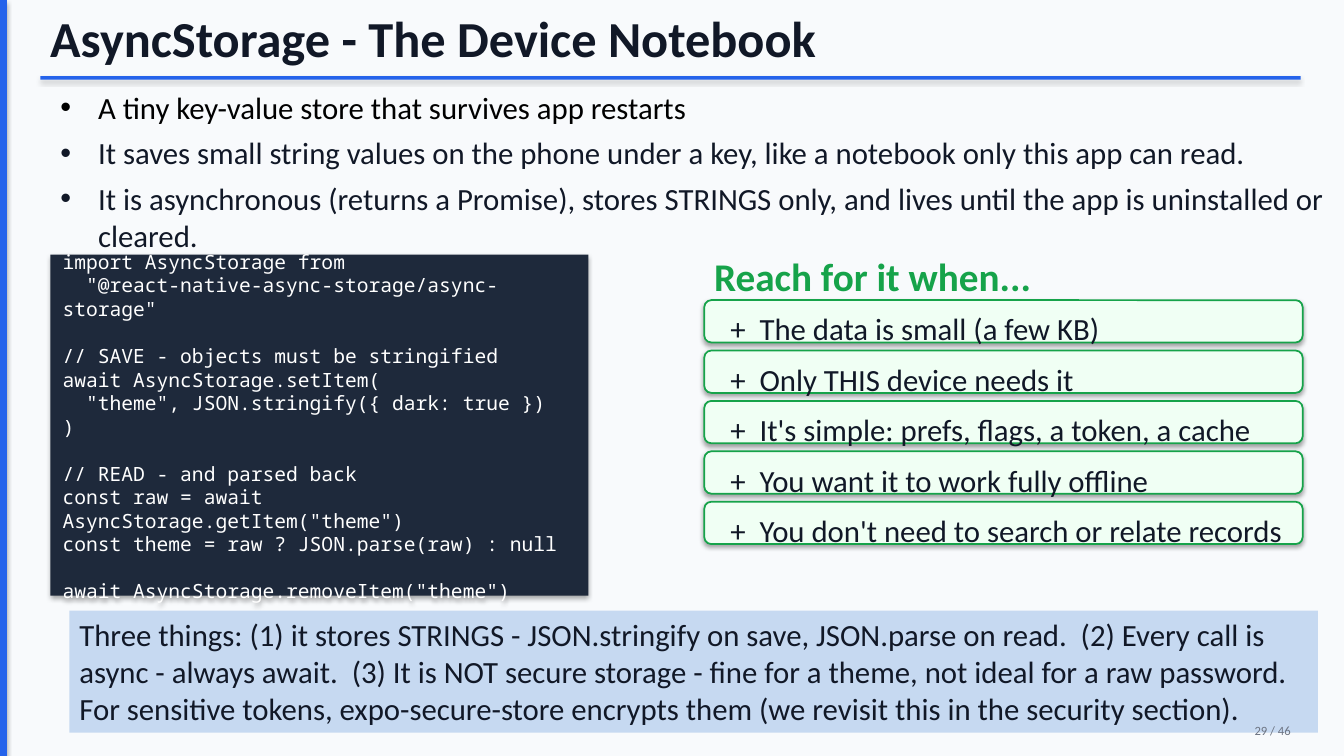
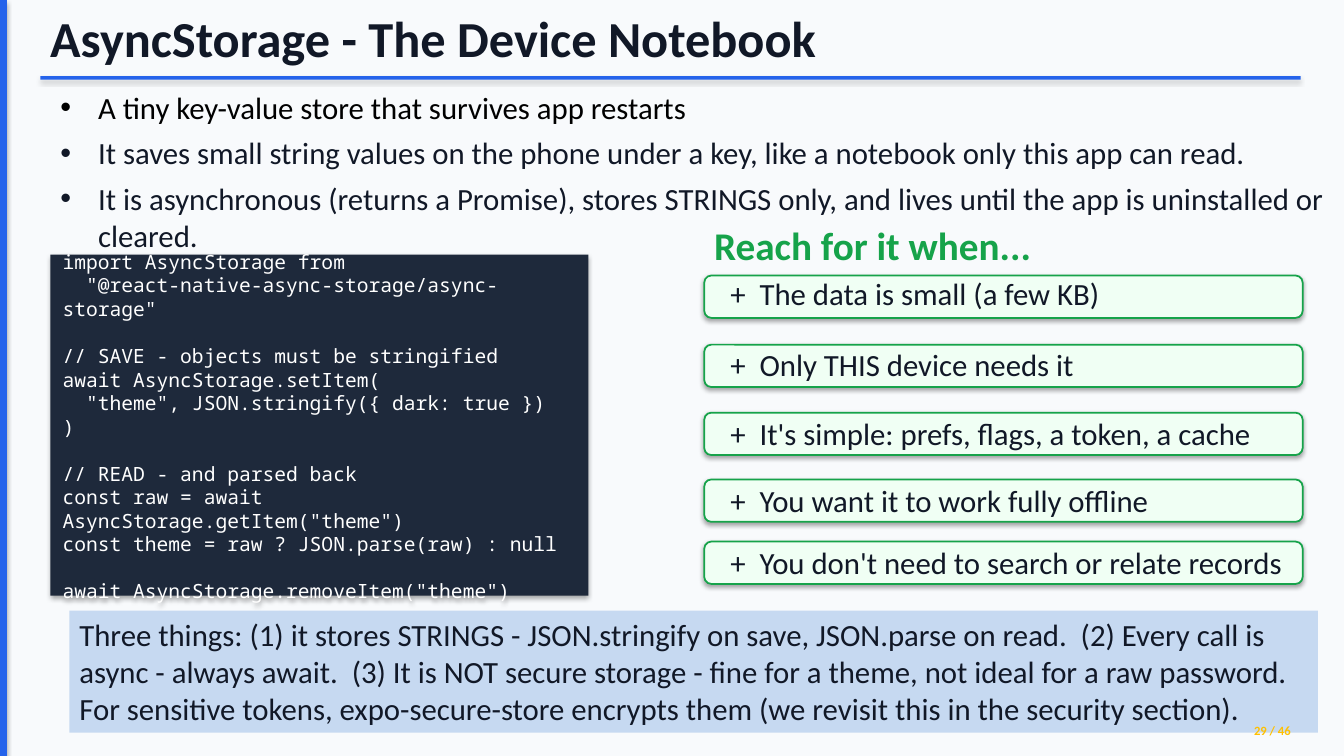
Before and after one commit to wlasitz-jeremy/Mobile-Application-Development-CPRG-303, a slide deck: slide 28 of Unit 3/Mobile_Architecture_updated.pptx. Drawn at 1344x756 pixels with LibreOffice and Linux fonts; fonts in the diff are those of the drawing; background and template pictures are left out. Boxes give left, top, right and bottom in pixels: in the first picture for what was removed or moved away, otherwise in the second. Text is boxed around its words. In the diff, an @@ line names an element or a change of style, - is before the commit and + after.

```diff
--- a/Unit 3/Mobile_Architecture_updated.pptx
+++ b/Unit 3/Mobile_Architecture_updated.pptx
@@ text "Reach for it when..." rewrapped from (x1=714, y1=263, x2=1031, y2=301) to (x1=714, y1=232, x2=1031, y2=261) @@
@@ rounded rectangle moved from (x1=705, y1=300, x2=1303, y2=343) to (x1=705, y1=275, x2=1303, y2=318) @@
@@ text "+ The data is small ..." rewrapped from (x1=760, y1=317, x2=1099, y2=348) to (x1=760, y1=282, x2=1099, y2=309) @@
@@ rounded rectangle moved from (x1=705, y1=351, x2=1303, y2=393) to (x1=705, y1=345, x2=1303, y2=387) @@
@@ text "+ Only THIS device needs ..." moved from (x1=760, y1=369, x2=1073, y2=397) to (x1=760, y1=354, x2=1073, y2=381) @@
@@ rounded rectangle moved from (x1=705, y1=401, x2=1303, y2=444) to (x1=705, y1=412, x2=1303, y2=455) @@
@@ text "+ It's simple: prefs, flags, ..." moved from (x1=760, y1=419, x2=1250, y2=449) to (x1=760, y1=423, x2=1250, y2=451) @@
@@ text "+ You want it to ..." moved from (x1=760, y1=470, x2=1148, y2=499) to (x1=760, y1=490, x2=1148, y2=517) @@
@@ rounded rectangle moved from (x1=705, y1=452, x2=1303, y2=494) to (x1=705, y1=480, x2=1303, y2=522) @@
@@ text "+ You don't need to ..." rewrapped from (x1=760, y1=520, x2=1282, y2=548) to (x1=760, y1=552, x2=1282, y2=575) @@
@@ rounded rectangle moved from (x1=705, y1=502, x2=1303, y2=544) to (x1=705, y1=541, x2=1303, y2=584) @@
@@ text "29 / 46" at (x1=1254, y1=724, x2=1291, y2=735): text colour #6B7280 to #FFC000, bold on @@
```
Also in this commit, not shown: 40 other slides changed, 36 other files.
